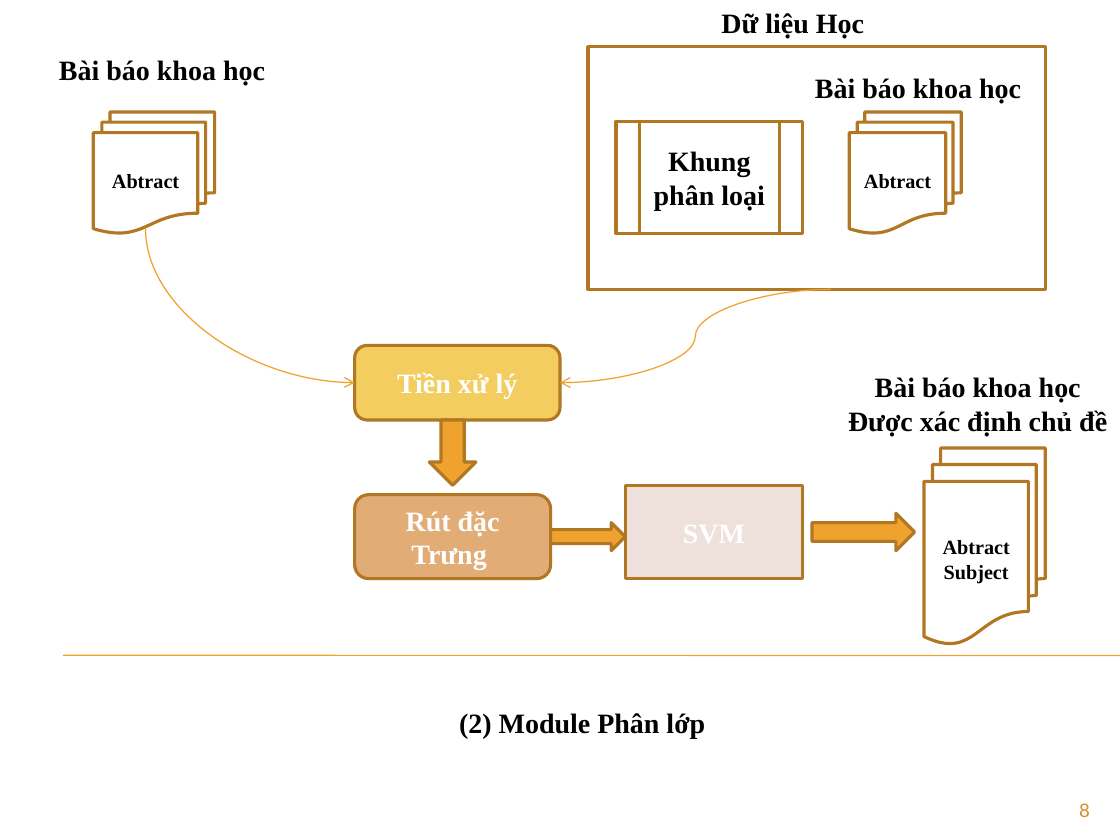
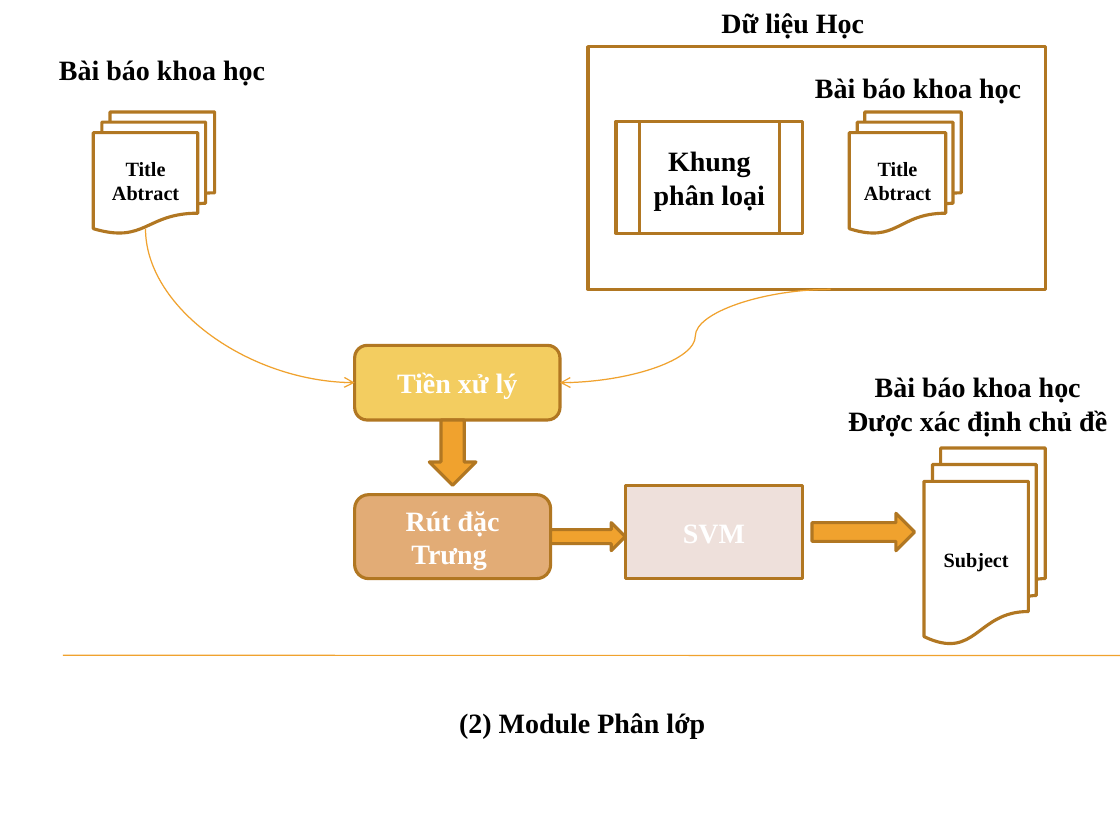
Before and after one commit to tiendv/detaitotnghiep, a slide deck: slide 8 of Outline thesis/De cuong/Slide Bao Cao.pptx. Drawn at 1120x840 pixels with LibreOffice and Linux fonts; fonts in the diff are those of the drawing; background and template pictures are left out. Boxes give left, top, right and bottom in pixels: in the first picture for what was removed or moved away, otherwise in the second. Text is boxed around its words. In the diff, an @@ line names an element or a change of style, - is before the commit and + after.

```diff
--- a/Outline thesis/De cuong/Slide Bao Cao.pptx
+++ b/Outline thesis/De cuong/Slide Bao Cao.pptx
@@ text in flow chart multidocument at [126,162,166,177]: paragraph added @@
+Title
@@ text in flow chart multidocument at [878,162,918,177]: paragraph added @@
+Title
@@ text in flow chart multidocument at [943,540,1010,555]: paragraph removed @@
-Abtract
@@ page number removed at [1079,803,1090,817] @@
-8
```
Also in this commit, not shown: 2 other slides changed, 1 slide added.
